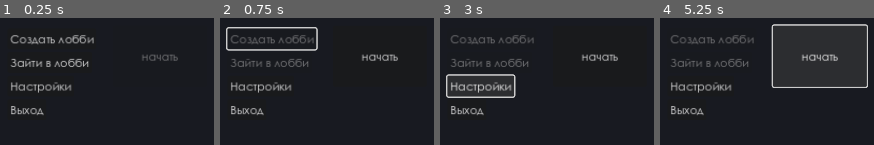
Above: before the commit, frames 1-4 (left to right).
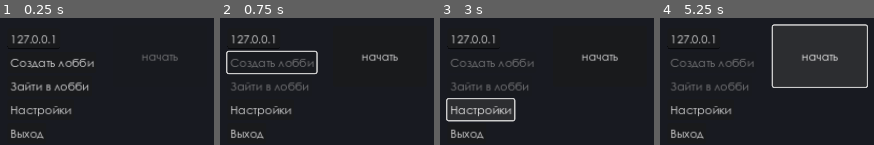
Above: after the commit, the same moments.

Repository: Klub-Anonimnyh-Geniev/temporos
Game: Godot game, scene res://Сцены/меню.tscn
Same seed, same stepped clock (60 frames per second), same inputs: the game is played once before the commit and once after it. This scene is started directly instead of the project's main scene.
Inputs:
- Up to frame 1 (0.25 s): no input
- Up to frame 2 (0.75 s): click "Создать лобби" at 0.5 s
- Up to frame 3 (3 s): click "начать" at 1.25 s; click "начать" at 2 s; click "Настройки" at 2.75 s
- Up to frame 4 (5.25 s): click "Настройки" at 3.5 s; click "Настройки" at 4.25 s; click "начать" at 5 s

The runs differ from the first frame. In frame 1, 6.3% of the frame differs, in the area x 4-44%, y 13-96%; in frame 2, 8.4%, in the area x 2-46%, y 7-96%; in frame 3, 8.2%; in frame 4, 5.5%.
Error before the commit: Invalid access to property or key 'игра' on a base object of type 'Node (меню.gd)'. (res://Скрипты/Основа/управление_сетью.gd:65)
Error after the commit: Invalid access to property or key 'игра' on a base object of type 'Node (меню.gd)'. (res://Скрипты/Основа/управление_сетью.gd:70)

Commit message:
aaaaa

Diff:
--- a/project.godot
+++ b/project.godot
@@ -32,7 +32,7 @@
 config/name_localized={
 "en_GB": "Temporos"
 }
-config/version="0.1"
+config/version="0.2"
 config/tags=PackedStringArray("разработка")
 run/main_scene="res://Сцены/ядро.tscn"
 config/features=PackedStringArray("4.2", "Forward Plus")
@@ -40,7 +40,7 @@
 config/icon="res://Ресурсы/Текстуры и шрифты/карта.png"
 boot_splash/show_image.dev=false
 boot_splash/image.dev=""
-run/main_scene.dev=""
+run/main_scene.dev="res://Сцены/ядро.tscn"
 
 [autoload]
 
--- /dev/null
+++ b/Ресурсы/Колода2.tres
@@ -0,0 +1,7 @@
+[gd_resource type="Resource" script_class="Стартовая_колода" load_steps=2 format=3 uid="uid://bjbsd27ww7yeu"]
+
+[ext_resource type="Script" path="res://Ресурсы/СтартоваяКолода.gd" id="1_jugkr"]
+
+[resource]
+script = ExtResource("1_jugkr")
+"Колода" = Array[String](["нежив_агент", "старик", "мир_парадокс", "врем_укрот"])
--- a/Скрипты/Основа/data.gd
+++ b/Скрипты/Основа/data.gd
@@ -3,8 +3,8 @@
 class_name БазаДанных
 
 var все_игроки = {
-	"sancho": {"ник": "Санчо", "деки": []},
-	"corbinadtor": {"ник": "Левый", "деки": []},
+	"sancho": {"ник": "Санчо", "деки": ["res://Ресурсы/Колода1.tres",]},
+	"corbinadtor": {"ник": "Левый", "деки": ["res://Ресурсы/Колода2.tres",]},
 	}
 
 var дата_карт ## Переменная для файла [JSON], используемого как база данных всех карт
@@ -19,7 +19,7 @@
 func вход_пользователя(логин):
 	if все_игроки.has(логин):
 		print("добрый вечер, ", все_игроки.get(логин).get("ник"))
-		return [true, все_игроки.get(логин)]
+		return [true, все_игроки.get(логин), логин]
 	else: return [false, "Игрок не найден"]
 
 func импорт_даты(путь: String): ## Данный метод открывает файл [JSON] по заданному [param пути]
--- a/Скрипты/Основа/main.gd
+++ b/Скрипты/Основа/main.gd
@@ -13,7 +13,8 @@
 	if !ввод.is_empty():
 		var вход = Data.вход_пользователя(ввод)
 		if вход[0]:
-			NetMenager.мой_логин = вход[1].get("ник")
+			NetMenager.мой_логин = вход[2]
+			NetMenager.мой_ник = вход[1].get("ник")
 			загрузка_меню()
 		else:
 			print("Ошибка: ", вход[1])
--- a/Скрипты/Основа/Карта.gd
+++ b/Скрипты/Основа/Карта.gd
@@ -5,13 +5,14 @@
 ##
 ## Класс [Карта] забирает на себя роль самостоятельного игрового юнита,[br]
 ## Способного быть картой, токеном, оружием, артефактом и т.п
-
-var я = self
+var принадлежность = true
+var я = str(self)
 ## Сигнал разыгрывания.
 ## В будущем, карта будет посылать этот сигнал в случае своего разыгрывания [b]из руки[/b].
 ##
 ## @experimental
 signal меня_разыграли(разыгрываемый)
+signal меня_разыграл_противник(разыгрываемый)
 ## Сигнал смерти.
 ## Отсылается Эффектам для дальнейшего срабатываня
 ##
@@ -25,12 +26,13 @@
 	в_руке, ## Карта находится у нас в руке.
 	в_руке_проотивника, ## Карта находится в руке нашего противника.
 	разыгрывается, ## Непосредственно в данный момент карта разыгрывается из руки.
+	разыгрывается_противником,
 	на_столе, ## Карта находится на столе, т.е. становится токеном.
 	}
 var состояние: Состояние_карты = Состояние_карты.нигде ## Переменная, хранящая в себе [enum Состояние_карты]
 
 
-
+var сиблинг
 
 var id: StringName ## Идентификатор карты, который используется при обращении к [БазаДанных] для получение информации о карте
 var Название: StringName
@@ -136,6 +138,14 @@
 	состояние = Состояние_карты.в_руке
 	reparent(get_tree().current_scene.find_child("Рука1", true, false))
 	set_meta("polojeniye", состояние)
+
+func карту_в_руку_противник():
+	CardManager.КартыВРукеПротивника.append(self)
+	CardManager.рукаПротивника()
+	состояние = Состояние_карты.в_руке_проотивника
+	reparent(get_tree().current_scene.find_child("Рука2", true, false))
+	set_meta("polojeniye", состояние)
+
 func _process(_delta):
 	положение_карты()
 	match состояние:
@@ -143,6 +153,7 @@
 			Мышь3D()
 		Состояние_карты.на_столе:
 			pass
+
 func _on_area_3d_mouse_entered():
 	match состояние:
 			Состояние_карты.в_руке:
@@ -214,12 +225,17 @@
 	pass
 
 func нерозыгрыш_карты():
-	CardManager.обновление_стола()
+
 
 	состояние = Состояние_карты.в_руке
 	меня_хотят_разыграть = false
 	CardManager.preview = true
-
+	CardManager.обновление_стола()
+	CardManager.нерозыгрыш_противник.rpc(я)
+func нерозыгрыш_противник():
+	состояние = Состояние_карты.в_руке
+	меня_хотят_разыграть = false
+	CardManager.рукаПротивника()
 func карту_в_мышку():
 	раб_поз = Vector3(0,0,0)
 	состояние = Состояние_карты.разыгрывается
@@ -228,10 +244,18 @@
 	CardManager.картуРазыграть = self
 	выкл_превью()
 	меня_хотят_разыграть = false
-func тест_рука_противника():
-	CardManager.КартыВРукеПротивника.append(self)
-	CardManager.рукаПротивника()
-	состояние = Состояние_карты.в_руке_проотивника
+	CardManager.карта_мышка_противник.rpc(я)
+
+func розыгрыш_противник():
+	меня_разыграл_противник.emit(self)
+	новый_поворот = Vector3(0, 0, 0)
+func карту_в_мышку_противника():
+	меня_хотят_разыграть = true
+	раб_поз = Vector3(0,0,0)
+	состояние = Состояние_карты.разыгрывается_противником
+	новая_позиция = get_tree().current_scene.find_child("розыгрыш", true, false).position
+	новый_поворот = Vector3(0,0,180)
+	pass
 
 func проверка_маны():
 	var моя_мана = GameManager.манаИгрок1
@@ -251,6 +275,7 @@
 	pass
 func смерть():
 	превью.visible = false
+	visible = false
 	match состояние:
 		Состояние_карты.на_столе:
 			GameManager.Карты1.remove_at(GameManager.Карты1.find(self))
@@ -261,5 +286,19 @@
 			CardManager.обновление_стола()
 	состояние = Состояние_карты.кладбище
 	reparent(get_tree().current_scene.find_child("Кладбище", true, false))
-
+	CardManager.карта_противник_умер.rpc(я)
+
+
+func смерть_противник():
+	превью.visible = false
 	visible = false
+	match состояние:
+		Состояние_карты.на_столе:
+			GameManager.Карты2.remove_at(GameManager.Карты2.find(self))
+			GameManager.токеныПротивника()
+			умер.emit()
+		Состояние_карты.в_руке:
+			CardManager.КартыВРукеПротивника.remove_at(CardManager.КартыВРукеПротивника.find(self))
+			CardManager.рукаПротивника()
+	состояние = Состояние_карты.кладбище
+	reparent(get_tree().current_scene.find_child("КладбищеПротивник", true, false))
--- a/Скрипты/Основа/Типы Карт/Категории карт.gd
+++ b/Скрипты/Основа/Типы Карт/Категории карт.gd
@@ -5,6 +5,7 @@
 var Тип_карты: ТИП_КАРТЫ
 func подсоединение(путь: Карта):
 	путь.меня_разыграли.connect(розыгрыш_карты)
+	путь.меня_разыграл_противник.connect(розыгрыш_противником)
 func _init():
 
 
@@ -13,3 +14,5 @@
 func розыгрыш_карты(карта: Карта):
 	print(карта.id)
 	pass
+func розыгрыш_противником(карта: Карта):
+	pass
--- a/Скрипты/Основа/Типы Карт/Существо.gd
+++ b/Скрипты/Основа/Типы Карт/Существо.gd
@@ -25,3 +25,18 @@
 		карта.preview = false
 		if карта.есть_возраст:
 			карта.Таймер_жизнь.start()
+		CardManager.противник_разыграл.rpc(карта.я)
+
+func розыгрыш_противником(карта):
+	if GameManager.Карты1.size() < 7:
+		GameManager.манаИгрок1 -= карта.Стоимость
+		CardManager.КартыВРукеПротивника.remove_at(CardManager.КартыВРукеПротивника.find(карта))
+		карта.состояние = Карта.Состояние_карты.на_столе
+		set_meta("polojeniye", карта.состояние)
+		GameManager.Карты2.push_front(карта)
+		карта.reparent(карта.get_tree().current_scene.find_child("Карты2", true, false))
+		GameManager.токеныПротивника()
+		CardManager.рукаПротивника()
+		карта.preview = false
+		if карта.есть_возраст:
+			карта.Таймер_жизнь.start()
--- a/Скрипты/Основа/Управление_Матчем.gd
+++ b/Скрипты/Основа/Управление_Матчем.gd
@@ -33,6 +33,10 @@
 	pass
 
 func токеныПротивника():
+	var позСтолаПротивник = get_tree().current_scene.find_child("Карты2", true, false).find_child("позКарт").position
+	for токен in Карты2:
+		токен.новая_позиция = позСтолаПротивник + Vector3(2 * Карты2.find(токен) - Карты2.size()+1,0,0)
+
 	pass
 
 func _process(_delta):
--- a/Скрипты/Основа/Управление_картами.gd
+++ b/Скрипты/Основа/Управление_картами.gd
@@ -7,20 +7,24 @@
 var картуРазыграть
 var КартыВРуке: Array
 var КартыВРукеПротивника: Array
-var СтартоваяКолода: Стартовая_колода = load("res://Ресурсы/Колода1.tres")
+var СтартоваяКолода: Стартовая_колода
 var ИгроваяКолода: Array
+var ИгроваяКолодаПротивника: Array
 var КриваяВРуке_X: Curve = load("res://Ресурсы/позиция_карт_в_руке_X.tres")
 var КриваяВРуке_Z: Curve = load("res://Ресурсы/позиция_карт_в_руке_Z.tres")
 var КриваяВРуке_поворот: Curve = load("res://Ресурсы/позиция_карт_в_руке_поворот.tres")
 
 # Called when the node enters the scene tree for the first time.
 func запуск_матча():
+	СтартоваяКолода = load(Data.все_игроки[NetMenager.мой_логин]["деки"][0])
 	for i in СтартоваяКолода.Колода.size():
 		var новая_карта: Карта = карта.instantiate()
 		новая_карта.инициализация(СтартоваяКолода.Колода[i],[])
 		get_tree().current_scene.find_child("Колода1", true, false).add_child(новая_карта)
 		ИгроваяКолода.append(новая_карта)
 		новая_карта.состояние = Карта.Состояние_карты.в_колоде
+		новая_карта.name = новая_карта.я
+		СоздатьКолодуПротивника.rpc(СтартоваяКолода.Колода[i],[], новая_карта.я)
 	var ЗонаРуки:Area2D = get_tree().current_scene.find_child("ЗонаРуки", true, false)
 	if ЗонаРуки != null:
 		ЗонаРуки.mouse_entered.connect(вернуть_карту)
@@ -50,8 +54,22 @@
 			var новая_карта: Карта = ИгроваяКолода[0]
 			ИгроваяКолода.remove_at(0)
 			новая_карта.положить_карту_в_руку()
+			взять_карту_противник.rpc(0)
 		else: print("карт нет")
 
+
+@rpc("any_peer","call_remote")
+func взять_карту_противник(положение):
+	var картонка: Карта = ИгроваяКолодаПротивника[положение]
+	ИгроваяКолодаПротивника.remove_at(положение)
+	картонка.карту_в_руку_противник()
+@rpc("any_peer","call_remote")
+func карта_мышка_противник(сиблинг):
+	КартыВРукеПротивника[КартыВРукеПротивника.find(get_tree().current_scene.find_child(сиблинг, true, false))].карту_в_мышку_противника()
+	pass
+@rpc("any_peer","call_remote")
+func нерозыгрыш_противник(картонка):
+	get_tree().current_scene.find_child(картонка, true, false).нерозыгрыш_противник()
 func очистить_стол():
 	for картонка in КартыВРуке:
 		картонка.выкл_превью()
@@ -102,10 +120,34 @@
 				карта.новая_позиция = ПозРуки + Vector3(-КриваяВРуке_X.sample(коэфРуки) * КартыВРукеПротивника.size() * 0.4, КартыВРукеПротивника.find(карта) * 0.01,-КриваяВРуке_Z.sample(коэфРуки) * КартыВРукеПротивника.size() * 0.07 )
 				карта.новый_поворот = ПовРуки + Vector3(0,180 + КриваяВРуке_поворот.sample(коэфРуки) * КартыВРукеПротивника.size(), 180)
 	pass
-func добавитьКартуВРукуПротивника(айди):
-	var новая_карта: = карта.instantiate()
-	новая_карта.инициализация(айди.get("id"))
-	get_tree().current_scene.find_child("Рука2", true, true).add_child(новая_карта)
-	ИгроваяКолода.remove_at(0)
 
-	новая_карта.тест_рука_противника()
+
+@rpc("any_peer","call_remote")
+func СоздатьКолодуПротивника(id_карта, эффекты, имя):
+
+		var новая_карта: Карта = карта.instantiate()
+		новая_карта.инициализация(id_карта, эффекты)
+		get_tree().current_scene.find_child("Колода2", true, false).add_child(новая_карта)
+		ИгроваяКолодаПротивника.append(новая_карта)
+		новая_карта.состояние = Карта.Состояние_карты.в_колоде
+		новая_карта.я = имя
+		новая_карта.name = имя
+		новая_карта.принадлежность = false
+
+@rpc("any_peer","call_remote")
+func добавитьКартуВРукуПротивника(картонка):
+	КартыВРукеПротивника.append(картонка)
+	рукаПротивника()
+	картонка.состояние = картонка.Состояние_карты.в_руке
+	reparent(get_tree().current_scene.find_child("Рука2", true, false))
+	картонка.set_meta("polojeniye", картонка.состояние)
+	ИгроваяКолодаПротивника.erase(картонка)
+
+	картонка.тест_рука_противника()
+
+@rpc("any_peer","call_remote")
+func противник_разыграл(я):
+	get_tree().current_scene.find_child(я, true, false).розыгрыш_противник()
+@rpc("any_peer","call_remote")
+func карта_противник_умер(я):
+	get_tree().current_scene.find_child(я, true, false).смерть_противник()
--- a/Скрипты/Основа/управление_сетью.gd
+++ b/Скрипты/Основа/управление_сетью.gd
@@ -5,6 +5,7 @@
 ##
 ## @experimental
 signal начало_игры
+var мой_ник
 var мой_логин
 var мой_id
 var peer
@@ -20,6 +21,7 @@
 func игрок_подключился(id):
 	pass
 func игрок_отключился(id):
+	get_tree().quit()
 	pass
 func связь_с_сервером():
 	отсылка_информации_об_игроке.rpc_id(1,мой_id, мой_логин)
@@ -56,6 +58,9 @@
 func зайти_в_лобби():
 	peer = ENetMultiplayerPeer.new()
 	var клиент = peer.create_client(айпи, порт)
+	if клиент != OK:
+		print(клиент)
+		return
 	peer.get_host().compress(ENetConnection.COMPRESS_RANGE_CODER)
 	multiplayer.set_multiplayer_peer(peer)
 	мой_id = multiplayer.get_unique_id()
--- a/Скрипты/меню.gd
+++ b/Скрипты/меню.gd
@@ -8,6 +8,7 @@
 	%"создать_лобби".pressed.connect(создать_лобби)
 	%"зайти_в_лобби".pressed.connect(вход_в_лобби)
 	%"начать".pressed.connect(func(): NetMenager.начать_игру.rpc())
+	$"Интерфейс_меню/Control/MarginContainer/Кнопки_меню/IP".text_changed.connect(ввод_айпи.bind())
 	pass # Replace with function body.
 
 
@@ -27,3 +28,6 @@
 	%"начать".disabled = false
 	%"создать_лобби".disabled=true
 	%"зайти_в_лобби".disabled=true
+
+func ввод_айпи(айпи):
+	NetMenager.айпи = айпи
--- a/Сцены/меню.tscn
+++ b/Сцены/меню.tscn
@@ -40,6 +40,14 @@
 
 [node name="Кнопки_меню" type="VBoxContainer" parent="Интерфейс_меню/Control/MarginContainer"]
 layout_mode = 2
+
+[node name="IP" type="LineEdit" parent="Интерфейс_меню/Control/MarginContainer/Кнопки_меню"]
+layout_mode = 2
+size_flags_horizontal = 0
+size_flags_stretch_ratio = 3.53
+text = "127.0.0.1"
+placeholder_text = "IP"
+expand_to_text_length = true
 
 [node name="создать_лобби" type="HBoxContainer" parent="Интерфейс_меню/Control/MarginContainer/Кнопки_меню"]
 layout_mode = 2
--- a/Сцены/стол3d.tscn
+++ b/Сцены/стол3d.tscn
@@ -38,6 +38,7 @@
 gizmo_extents = 2.0
 
 [node name="MeshInstance3D" type="MeshInstance3D" parent="Рука1/позРуки"]
+visible = false
 mesh = SubResource("SphereMesh_i7bye")
 
 [node name="Рука2" type="Node" parent="."]
@@ -48,6 +49,7 @@
 gizmo_extents = 2.0
 
 [node name="MeshInstance3D" type="MeshInstance3D" parent="Рука2/позРуки"]
+visible = false
 mesh = SubResource("SphereMesh_i7bye")
 
 [node name="SubViewport" type="SubViewport" parent="."]
@@ -140,17 +142,19 @@
 [node name="Карты1" type="Node" parent="КартыНаСтоле"]
 
 [node name="позКарт" type="Marker3D" parent="КартыНаСтоле/Карты1"]
-transform = Transform3D(1, 0, 0, 0, 1, 0, 0, 0, 1, 0, 2.85038, 0.308805)
+transform = Transform3D(1, 0, 0, 0, 1, 0, 0, 0, 1, 0, 2.85038, 1.08116)
 
 [node name="MeshInstance3D" type="MeshInstance3D" parent="КартыНаСтоле/Карты1/позКарт"]
+visible = false
 mesh = SubResource("SphereMesh_i7bye")
 
 [node name="Карты2" type="Node" parent="КартыНаСтоле"]
 
 [node name="позКарт" type="Marker3D" parent="КартыНаСтоле/Карты2"]
-transform = Transform3D(1, 0, 0, 0, 1, 0, 0, 0, 1, 0, 2.85038, -2.05835)
+transform = Transform3D(1, 0, 0, 0, 1, 0, 0, 0, 1, 0, 2.85038, -2.78481)
 
 [node name="MeshInstance3D" type="MeshInstance3D" parent="КартыНаСтоле/Карты2/позКарт"]
+visible = false
 mesh = SubResource("SphereMesh_i7bye")
 
 [node name="Колода1" type="Node" parent="КартыНаСтоле"]
@@ -220,4 +224,13 @@
 
 [node name="Кладбище" type="Node" parent="."]
 
+[node name="КладбищеПротивник" type="Node" parent="."]
+
+[node name="розыгрыш" type="Marker3D" parent="."]
+unique_name_in_owner = true
+transform = Transform3D(1, 0, 0, 0, 1, -8.35189e-23, 0, -8.35188e-23, 1, 4.74476, 5.27601, -3.717)
+
+[node name="MeshInstance3D" type="MeshInstance3D" parent="розыгрыш"]
+mesh = SubResource("SphereMesh_i7bye")
+
 [editable path="CanvasLayer/Node2D"]
Not shown, changed: export_presets.cfg
